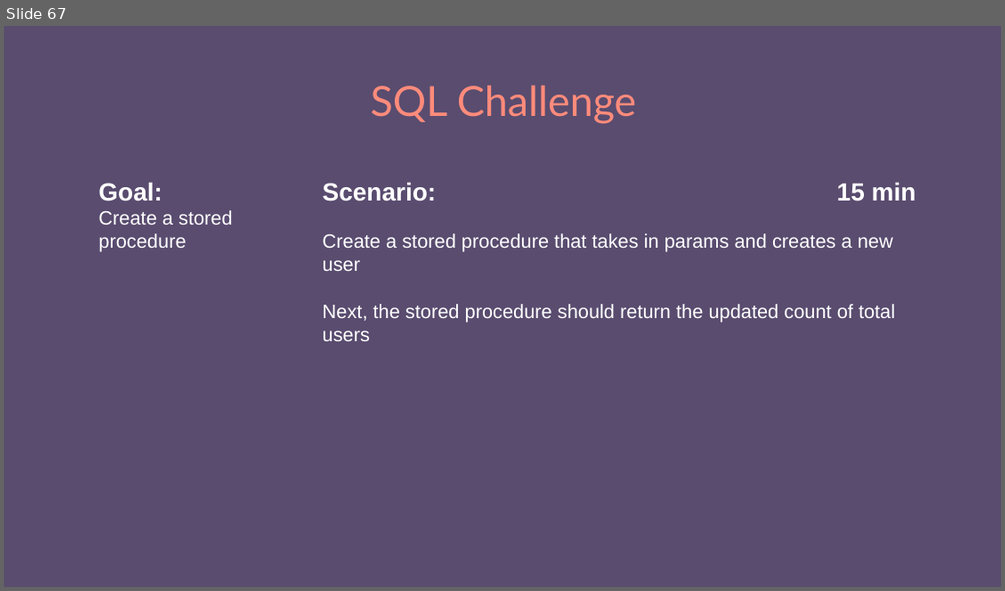
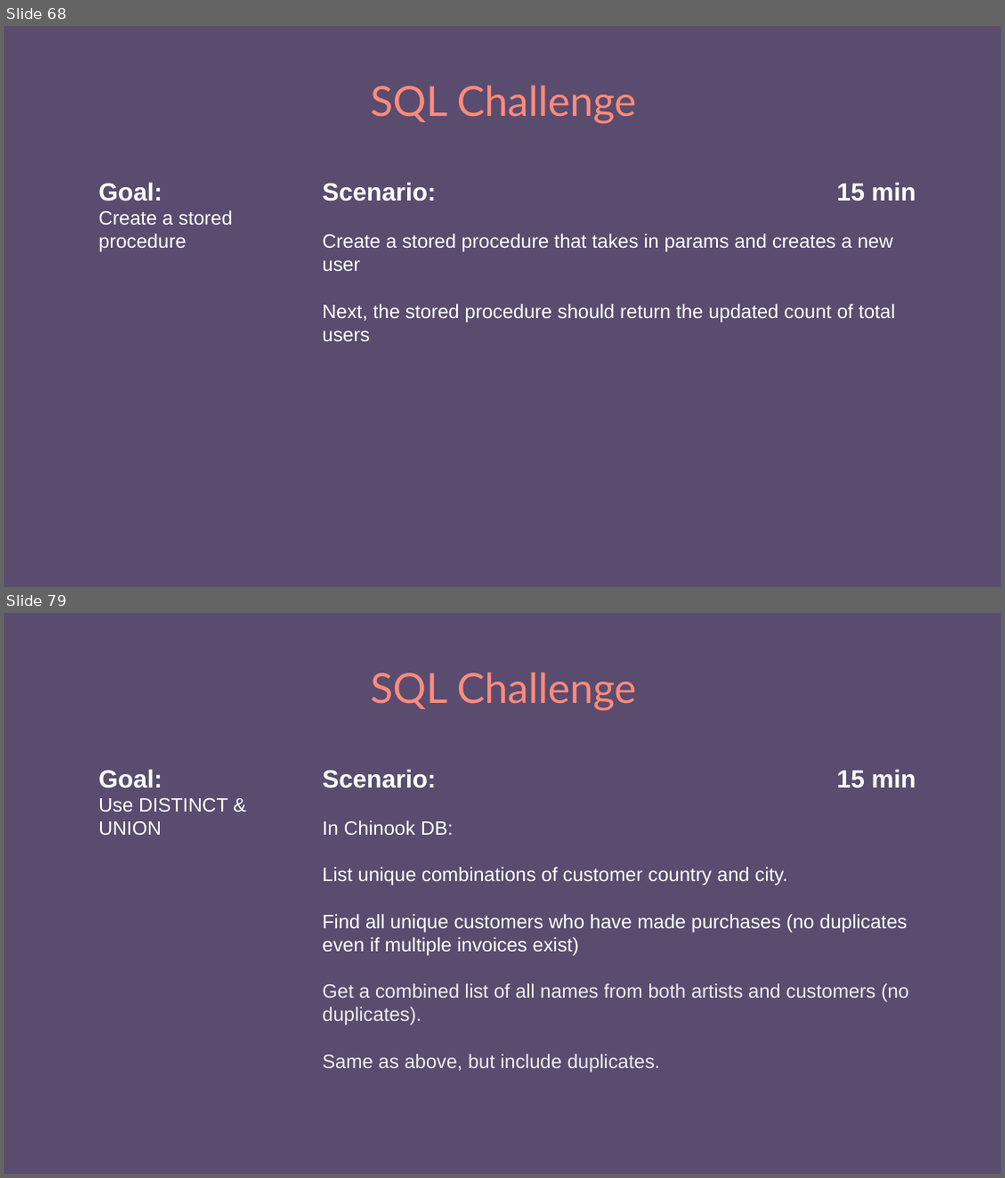
Before and after one commit to e-m-wilson/dotnet, a slide deck: Resources-Notes-Ppts/SQL/SQL_MSSQL.pptx. Shown one above the other, each under a label of ours: slide 67 before the commit, slides 68 and 79 after it; the slides between them are not shown. The pictures are 1005x591 and 1005x1178 pixels, drawn with LibreOffice and Linux fonts; fonts in the diff are those of the drawing. Boxes give left, top, right and bottom in pixels: in the first picture for what was removed or moved away, otherwise in the second. Text is boxed around its words. In the diff, an @@ line names an element or a change of style, - is before the commit and + after.

```diff
--- a/Resources-Notes-Ppts/SQL/SQL_MSSQL.pptx
+++ b/Resources-Notes-Ppts/SQL/SQL_MSSQL.pptx
@@ slide 79 added at (4,613,1001,1174), background #594C6F @@
@@ title added at (371,672,637,711), 30 pt, text #FF8B7B @@
+SQL Challenge
@@ text added at (98,769,228,835), 14 pt, text #FFFFFF @@
+Goal:
+Use DISTINCT & UNION
@@ text added at (323,769,909,1071), 14 pt, text #FFFFFF @@
+Scenario: 15 min
+In Chinook DB:
+List unique combinations of customer country and city.
+Find all unique customers who have made purchases (no duplicates even if multiple invoices exist)
+Get a combined list of all names from both artists and customers (no duplicates).
+Same as above, but include duplicates.
@@ what was slide 67 is now slide 68 @@
```
Also in this commit, not shown: 8 slides changed, 10 other slides added, 4 slides removed, 1 other file.
